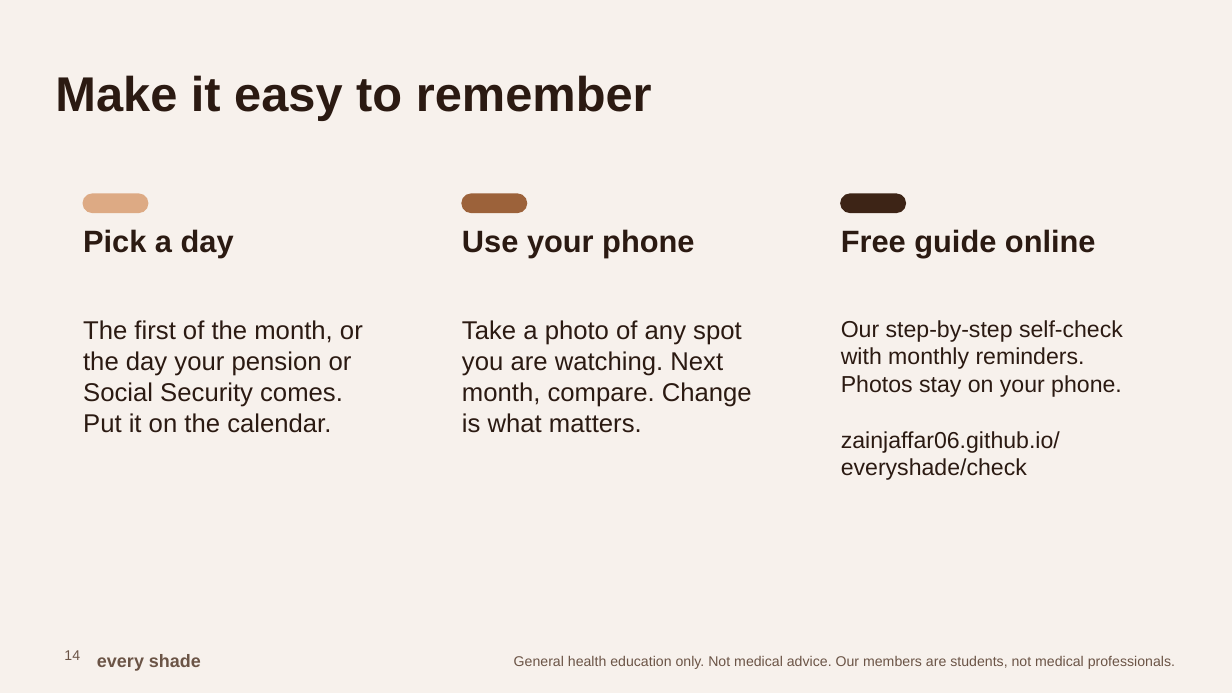
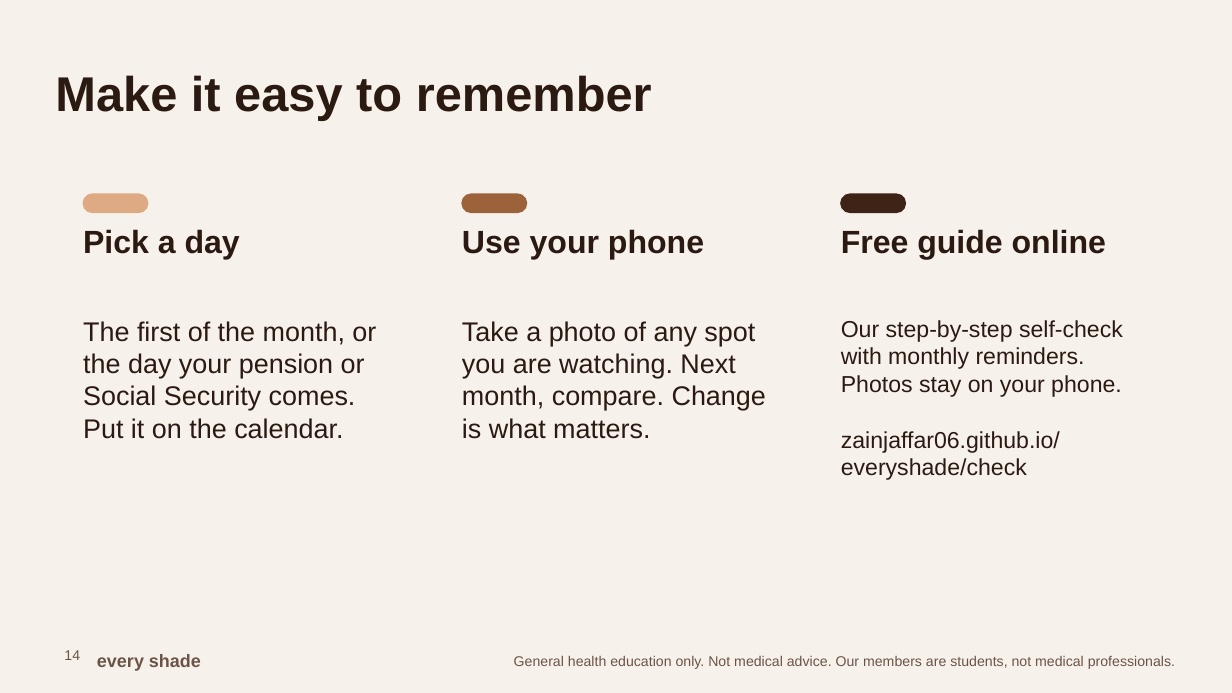
Before and after one commit to ZainJaffar06/everyshade, a slide deck: slide 14 of talk-kit/slides/Every-Shade-Senior-Talk-2026-11-20.pptx. Drawn at 1232x693 pixels with LibreOffice and Linux fonts; fonts in the diff are those of the drawing. Boxes give left, top, right and bottom in pixels: in the first picture for what was removed or moved away, otherwise in the second. Text is boxed around its words. In the diff, an @@ line names an element or a change of style, - is before the commit and + after.

```diff
--- a/talk-kit/slides/Every-Shade-Senior-Talk-2026-11-20.pptx
+++ b/talk-kit/slides/Every-Shade-Senior-Talk-2026-11-20.pptx
@@ size 24 to 25 pt in 3 elements at [83,229,240,260], [462,229,704,260], [841,229,1106,260] @@
@@ text "The first of the month, ..." at [83,321,376,439]: size 20 to 21 pt @@
@@ text "Take a photo of any ..." at [462,321,766,439]: size 20 to 21 pt @@
```
Also in this commit, not shown: 10 other slides changed, 17 other files.
